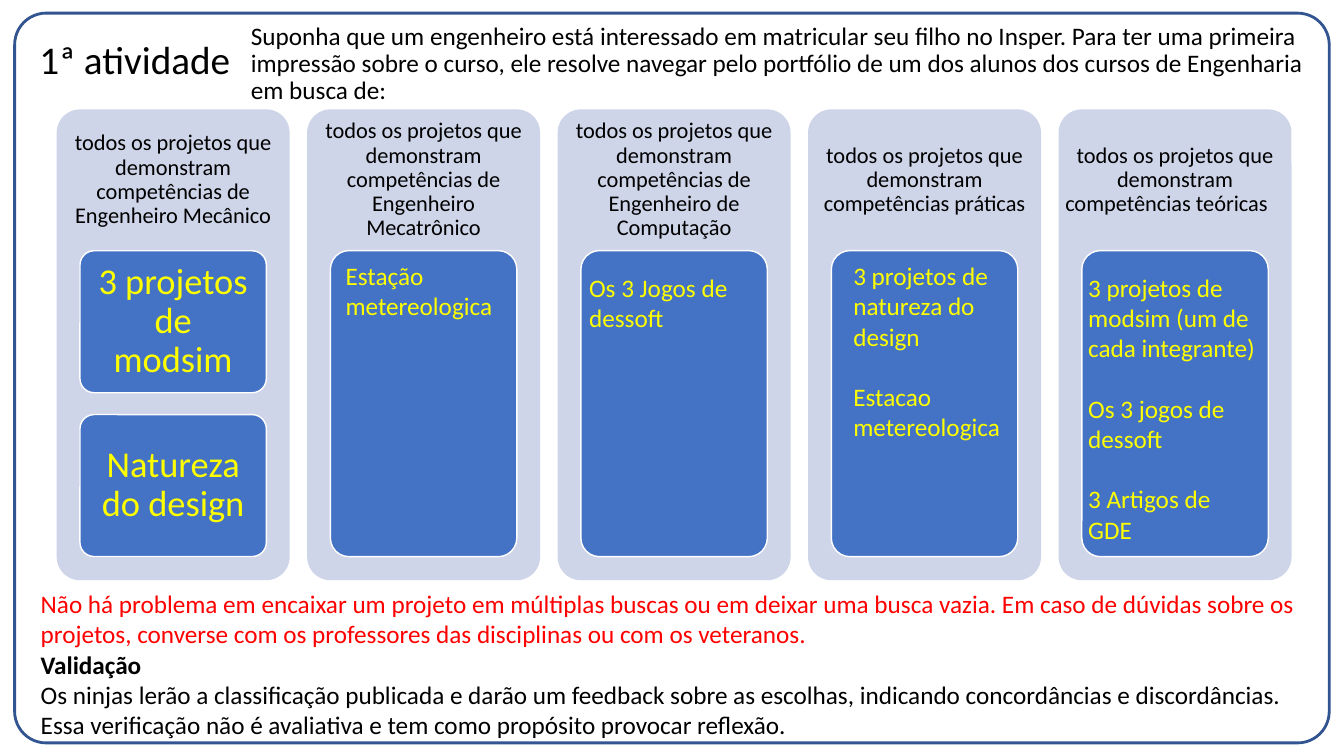
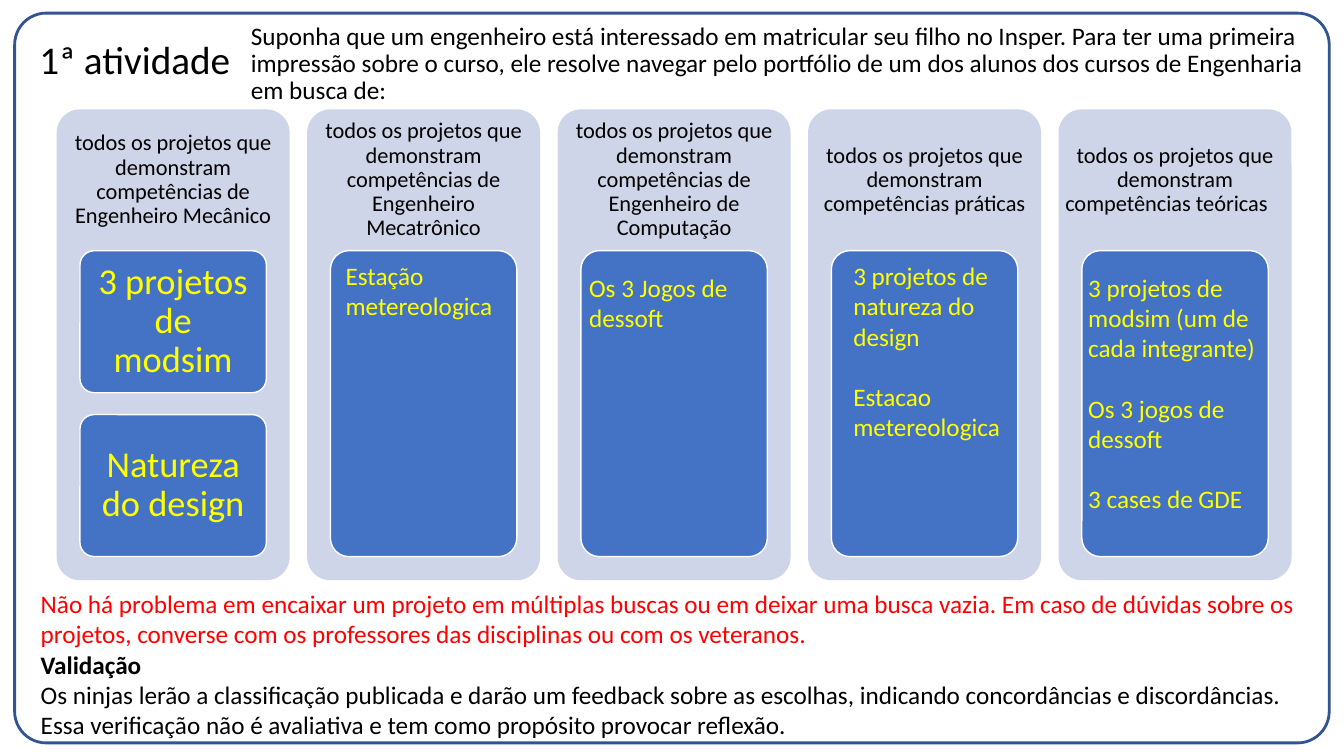
Before and after one commit to betofr1/co-design, a slide deck: slide 4 of Projeto 1/Entrega01.pptx. Drawn at 1344x756 pixels with LibreOffice and Linux fonts; fonts in the diff are those of the drawing. Boxes give left, top, right and bottom in pixels: in the first picture for what was removed or moved away, otherwise in the second. Text is boxed around its words. In the diff, an @@ line names an element or a change of style, - is before the commit and + after.

```diff
--- a/Projeto 1/Entrega01.pptx
+++ b/Projeto 1/Entrega01.pptx
@@ text at (x1=1088, y1=490, x2=1242, y2=508): text changed @@
-3 Artigos de GDE
+3 cases de GDE
```
Also in this commit, not shown: 2 other slides changed, 1 slide added, 1 slide removed, 6 other files.
